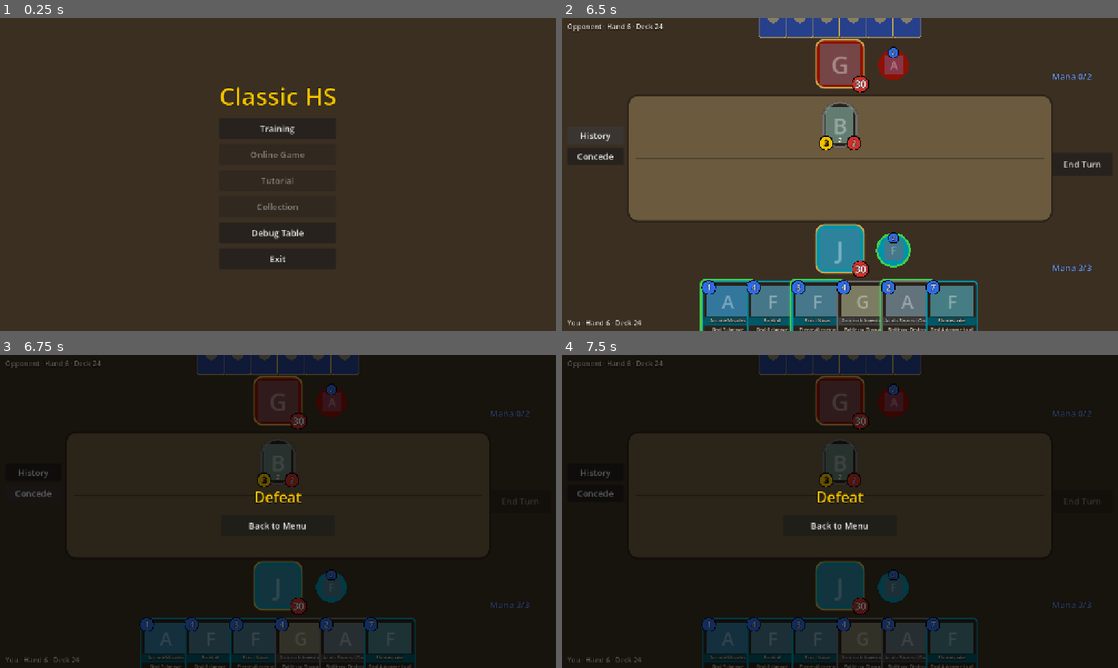
Above: before the commit, frames 1-4 (two rows, left to right).
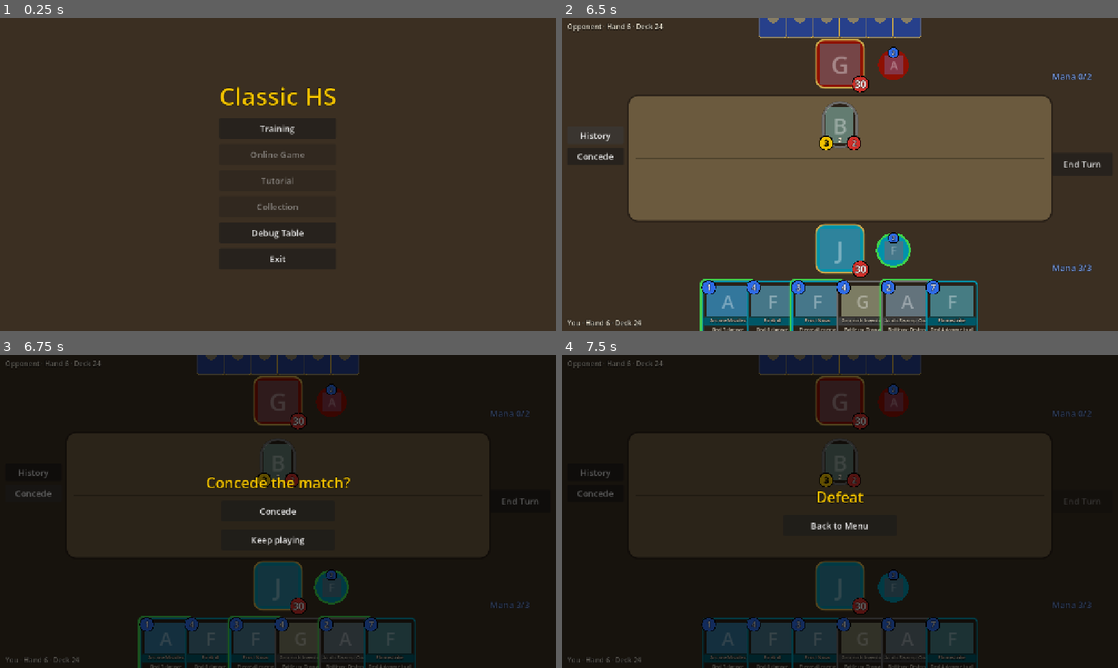
Above: after the commit, the same moments.

Repository: pycz2/classichs
Game: Godot game, scene res://ui/main.tscn
Same seed, same stepped clock (60 frames per second), same inputs: the game is played once before the commit and once after it.
Inputs:
- Up to frame 1 (0.25 s): no input
- Up to frame 2 (6.5 s): click "Training" at 0.5 s; click "Play" at 1.25 s; click "Concede" at 2 s; click "Confirm" at 2.75 s; click "End Turn" at 3.5 s; click "History" at 4.25 s; click "End Turn" at 5 s; click "History" at 5.75 s
- Up to frame 3 (6.75 s): click "Concede" at 6.5 s
- Up to frame 4 (7.5 s): click "Concede" at 7.25 s

Frames 1-2 are identical in both runs. In frame 3, 1.4% of the frame differs, in the area x 24-97%, y 39-100%; in frame 4, nothing differs.

Commit message:
Fix review findings: placing between minions, hidden Tracking discards, scenario type checks, concede confirmation, bot speed
Co-Authored-By: Claude Opus 5.5 <noreply@anthropic.com>

Diff:
--- a/engine/scenario.gd
+++ b/engine/scenario.gd
@@ -114,10 +114,42 @@
 	return v
 
 
+const NUMBER_FIELDS := ["damage", "armor", "hero_attacks", "mana", "max_mana", "overload_owed",
+	"overload_locked", "fatigue", "cards_played", "minions_played"]
+const SPEC_LISTS := ["tags", "eot_tags", "enchantments"]
+
+
+static func _is_number(v: Variant) -> bool:
+	return v is int or v is float
+
+
+## Type errors in an entity spec (board item, weapon, hero_state, hand/deck item).
+static func _check_spec(at: String, item: Variant) -> String:
+	if not item is Dictionary:
+		return ""
+	for k in SPEC_LISTS:
+		if item.has(k) and not item[k] is Array:
+			return "%s.%s: must be a list" % [at, k]
+	for e in item.get("enchantments", []):
+		if not e is Dictionary:
+			return at + ".enchantments: items must be objects"
+	if item.has("tags_exact") and not item.tags_exact is Dictionary:
+		return at + ".tags_exact: must be an object"
+	for k in ["damage", "durability", "attacks"]:
+		if item.has(k) and not _is_number(item[k]):
+			return "%s.%s: must be a number" % [at, k]
+	return ""
+
+
 static func _validate(sc: Dictionary) -> String:
 	var ps = sc.get("players")
 	if not ps is Array or ps.size() != 2:
 		return "players: need exactly 2"
+	for k in ["seed", "current", "turn"]:
+		if sc.has(k) and not _is_number(sc[k]):
+			return k + ": must be a number"
+	if int(sc.get("current", 0)) not in [0, 1]:
+		return "current: must be 0 or 1"
 	for i in 2:
 		var d = ps[i]
 		var at := "players[%d]" % i
@@ -126,6 +158,17 @@
 		var e := _check_card(at + ".hero", d.hero, "HERO")
 		if e != "":
 			return e
+		for k in NUMBER_FIELDS:
+			if d.has(k) and not _is_number(d[k]):
+				return "%s.%s: must be a number" % [at, k]
+		if d.has("cost_mods") and not d.cost_mods is Array:
+			return at + ".cost_mods: must be a list"
+		if d.has("hero_state"):
+			if not d.hero_state is Dictionary:
+				return at + ".hero_state: must be an object"
+			e = _check_spec(at + ".hero_state", d.hero_state)
+			if e != "":
+				return e
 		if not d.has("hero_power") and not GameState.HERO_POWERS.has(d.hero):
 			return at + ".hero_power: required for hero " + str(d.hero)
 		if d.has("hero_power"):
@@ -140,6 +183,8 @@
 				var item = list[j]
 				var id = item if item is String else (item.get("card") if item is Dictionary else null)
 				e = _check_card("%s.%s[%d]" % [at, zone[0], j], id, zone[1])
+				if e == "":
+					e = _check_spec("%s.%s[%d]" % [at, zone[0], j], item)
 				if e != "":
 					return e
 		if d.get("board", []).size() > GameState.MAX_BOARD:
@@ -148,7 +193,11 @@
 			return at + ".hand: more than 10 cards"
 		if d.get("weapon") != null:
 			var w = d.weapon
+			if not (w is String or w is Dictionary):
+				return at + ".weapon: must be a card id or an object"
 			e = _check_card(at + ".weapon", w if w is String else w.get("card"), "WEAPON")
+			if e == "":
+				e = _check_spec(at + ".weapon", w)
 			if e != "":
 				return e
 		if int(d.get("max_mana", 0)) > GameState.MAX_MANA or int(d.get("mana", 0)) < 0:
--- a/game/bot.gd
+++ b/game/bot.gd
@@ -39,7 +39,10 @@
 		return _mulligan(g, p, legal)
 	var best: Dictionary = {}
 	var best_score := -INF
+	var last := g.players[p].board.size()
 	for a in legal:
+		if a.type == "play" and a.pos >= 0 and a.pos != last:
+			continue  # ponytail: rightmost slot only; adjacency-aware placement if the bot needs it
 		if a.type == "end_turn":
 			if value(g, p) > best_score:
 				best = a
--- a/game/history_text.gd
+++ b/game/history_text.gd
@@ -33,10 +33,14 @@
 static func lines(entry: Dictionary, g: GameState, viewer: int, loc := "") -> Array[String]:
 	var out: Array[String] = []
 	var played := {}
+	var chosen: bool = entry.action.get("type", "") == "choose"
 	for ev: Dictionary in entry.events:
 		if ev.type == "play":
 			played[ev.entity] = true
 		if ev.type == "summon" and played.has(ev.entity):
+			continue
+		if chosen and ev.type == "discard" and ev.player != viewer:
+			out.append(_t("Opponent discards a card"))  # unchosen options stay secret (Tracking)
 			continue
 		out.append_array(event_lines(ev, g, viewer, loc))
 	return out
--- a/game/match.gd
+++ b/game/match.gd
@@ -69,6 +69,8 @@
 			_bot_step()
 		_after()
 		return
+	if not is_inside_tree():
+		return  # the screen was left; nobody plays this match any more
 	_bot_scheduled = true
 	get_tree().create_timer(bot_delay).timeout.connect(func():
 		_bot_scheduled = false
--- a/tests/test_bot.gd
+++ b/tests/test_bot.gd
@@ -52,7 +52,7 @@
 
 
 func test_bot_vs_bot_finishes() -> void:
-	var n := int(OS.get_environment("BOT_GAMES")) if OS.has_environment("BOT_GAMES") else 2
+	var n := int(OS.get_environment("BOT_GAMES")) if OS.has_environment("BOT_GAMES") else 20
 	for seed in n:
 		var g := bot_game(seed + 1, ["MAGE", "PRIEST", "ROGUE"][seed % 3], ["WARRIOR", "HUNTER", "DRUID"][seed % 3])
 		var steps := 0
@@ -68,3 +68,11 @@
 				break
 			steps += 1
 		check(g.game_over, "seed %d finished in %d steps" % [seed, steps])
+
+
+func test_bot_tries_only_the_last_board_position() -> void:
+	var tired := {"card": "VAN_CS2_120", "exhausted": true}
+	var g := H.scene({"hero": "HERO_08", "hand": [H.WISP], "board": [tired, tired.duplicate()]})
+	g.players[0].hero_power.give_tag("USED")
+	var a := Bot.choose(g, 0)
+	eq([a.type, a.pos], ["play", 2], "rightmost slot")
--- a/tests/test_history_text.gd
+++ b/tests/test_history_text.gd
@@ -58,3 +58,12 @@
 	var g := H.game()
 	H.end_turn(g)
 	check("\n".join(_all_lines(g, 0)).contains("Turn 2: Opponent"), "header")
+
+
+func test_tracking_discards_hidden_from_opponent() -> void:
+	var g := H.scene({"hero": "HERO_05", "hand": ["VAN_DS1_184"], "deck": [H.WISP, "VAN_CS2_182", "VAN_CS2_120"]})
+	H.play(g, g.players[0].hand[0])
+	g.apply(g.legal_actions().filter(func(a): return a.type == "choose")[0])
+	var theirs := "\n".join(_all_lines(g, 1))
+	check(not theirs.contains("Chillwind Yeti") and not theirs.contains("River Crocolisk") and not theirs.contains("Wisp"), theirs)
+	check(theirs.contains("Opponent discards a card"), "hidden discard")
--- a/tests/test_match.gd
+++ b/tests/test_match.gd
@@ -64,3 +64,12 @@
 	m.start()
 	eq(m.viewer(), 1, "the human side")
 	m.free()
+
+
+func test_bot_with_delay_outside_tree_does_not_crash() -> void:
+	var m := Match.new()
+	m.bot_delay = 0.6
+	m.setup(_game(), [true, false])
+	m.start()  # the bot acts first, but the node is not in a tree (left the screen)
+	check(not m.game.players[0].mulliganed, "nothing scheduled")
+	m.free()
--- a/tests/test_scenario.gd
+++ b/tests/test_scenario.gd
@@ -109,3 +109,19 @@
 	eq(r.game.cost(r.game.players[0].hand[0]), 3, "enchantment applied")
 	r = Scenario.build({"players": [{"hero": "HERO_08", "hand": "VAN_CS2_182"}, {"hero": "HERO_01"}]})
 	eq(r.error, "players[0].hand: must be a list", "bad zone type")
+
+
+func test_type_broken_scenarios_rejected() -> void:
+	var p1 := {"hero": "HERO_01"}
+	for bad in [
+		{"current": 3, "players": [{"hero": "HERO_08"}, p1]},
+		{"players": [{"hero": "HERO_08", "weapon": 5}, p1]},
+		{"players": [{"hero": "HERO_08", "hero_state": 5}, p1]},
+		{"players": [{"hero": "HERO_08", "cost_mods": 5}, p1]},
+		{"players": [{"hero": "HERO_08", "board": [{"card": "VAN_CS2_231", "tags": 5}]}, p1]},
+		{"players": [{"hero": "HERO_08", "board": [{"card": "VAN_CS2_231", "enchantments": 5}]}, p1]},
+		{"players": [{"hero": "HERO_08", "mana": "x"}, p1]},
+		{"players": [5, p1]},
+	]:
+		var r := Scenario.build(bad)
+		check(r.game == null and r.error != "", "rejected: %s" % str(bad))
--- a/tests/test_ui.gd
+++ b/tests/test_ui.gd
@@ -161,3 +161,41 @@
 	check(JSON.parse_string(d.editor.text).players[1].board.has("VAN_CS2_182"), "card added")
 	eq(started.size(), 1, "errors did not start a game")
 	d.free()
+
+
+func test_place_minion_by_clicking_an_existing_minion() -> void:
+	var g := H.scene({"hero": "HERO_08", "hand": [H.WISP], "board": ["VAN_CS2_120", "VAN_CS2_120"]})
+	var v := _view(g, [false, true])
+	var w: Entity = g.players[0].hand[0]
+	v.click_entity(w.id)
+	v.click_entity(g.players[0].board[1].id)  # a click on the minion picks a slot next to it
+	eq(w.zone, "PLAY", "placed, not switched to an attack")
+	v.free()
+
+
+func test_invalid_click_mid_selection_clears_highlights() -> void:
+	var g := H.scene({"hero": "HERO_08", "hand": ["VAN_CS2_029", "VAN_EX1_279"], "mana": 4, "max_mana": 4})
+	var v := _view(g, [false, true])
+	v.click_entity(g.players[0].hand[0].id)  # Fireball: targeting
+	v.click_entity(g.players[0].hand[1].id)  # Pyroblast: too expensive
+	eq(v._views[g.hero(1).id].glow, Color.TRANSPARENT, "target glow cleared")
+	v.free()
+
+
+func test_concede_asks_for_confirmation() -> void:
+	var g := H.scene({"hero": "HERO_08"})
+	var v := _view(g, [false, true])
+	(v.find_child("Concede", true, false) as Button).pressed.emit()
+	check(not g.game_over, "not conceded on the first click")
+	(v.find_child("ConfirmConcede", true, false) as Button).pressed.emit()
+	check(g.game_over and g.winner == 1, "conceded after confirmation")
+	v.free()
+
+
+func test_debug_add_card_with_broken_players() -> void:
+	var d := DebugTable.new()
+	root().add_child(d)
+	d.editor.text = '{"players": [1, 2]}'
+	d.add_card(0, "hand", H.WISP)
+	check(d.error.text != "", "message shown")
+	d.free()
--- a/ui/debug_table.gd
+++ b/ui/debug_table.gd
@@ -119,8 +119,12 @@
 	var sc = _parse()
 	if sc == null:
 		return
-	if not sc.get("players") is Array or sc.players.size() != 2:
-		sc["players"] = [{"hero": "HERO_08"}, {"hero": "HERO_01"}]
+	if not sc.get("players") is Array or sc.players.size() != 2 or not sc.players[p] is Dictionary:
+		error.text = tr("The scenario needs \"players\": a list of two objects")
+		return
+	if not sc.players[p].get(zone, []) is Array:
+		error.text = tr("players[%d].%s must be a list") % [p, zone]
+		return
 	var list: Array = sc.players[p].get(zone, [])
 	list.append(id)
 	sc.players[p][zone] = list
--- a/ui/match_view.gd
+++ b/ui/match_view.gd
@@ -154,6 +154,9 @@
 		_names[i].text = "%s · %s %d · %s %d" % [_side_name(p.index), tr("Hand"), p.hand.size(), tr("Deck"), p.deck.size()]
 	_end_turn.disabled = not (my_action() and g.phase == "PLAY" and g.pending.is_empty())
 	_end_turn.text = tr("End Turn") if my_action() or g.game_over else tr("Enemy Turn")
+	var concede := find_child("Concede", false, false) as Button
+	if concede:
+		concede.text = tr("Menu") if g.game_over else tr("Concede")
 	_apply_glows()
 	_history.update_from(g, me)
 	_refresh_overlay()
@@ -250,6 +253,14 @@
 func click_entity(id: int) -> void:
 	if not my_action() or _overlay != null:
 		return
+	var board := g.players[viewer()].board
+	var e := g.ent(id)
+	if _sel.get("stage", "") == "position" and board.has(e):
+		# A click on one of your minions picks the slot on that side of it.
+		var i := board.find(e)
+		var right: bool = get_global_mouse_position().x > _views[id].global_position.x + _views[id].size.x / 2.0
+		click_board(i + 1 if right else i)
+		return
 	if _sel.is_empty():
 		_select(id)
 	elif _sel.get("stage", "") == "target" and _targets(_sel.actions).has(id):
@@ -259,7 +270,7 @@
 	elif id == _sel.id:
 		cancel()
 	else:
-		_sel = {}
+		cancel()
 		_select(id)
 
 
@@ -346,8 +357,13 @@
 	if g.game_over:
 		leave.emit()
 		return
+	var box := _open_overlay(tr("Concede the match?"))
+	_overlay.name = "ConcedeConfirm"
 	var p := viewer() if not controller.bots[viewer()] else controller.actor()
-	controller.submit({"type": "concede", "player": p})
+	_centered_button(box, tr("Concede"), "ConfirmConcede", func():
+		_close_overlay()
+		controller.submit({"type": "concede", "player": p}))
+	_centered_button(box, tr("Keep playing"), "KeepPlaying", _close_overlay)
 
 
 func _on_hover(v: EntityView, on: bool) -> void:
Not shown, changed: docs/superpowers/specs/2026-10-11-table-design.md
